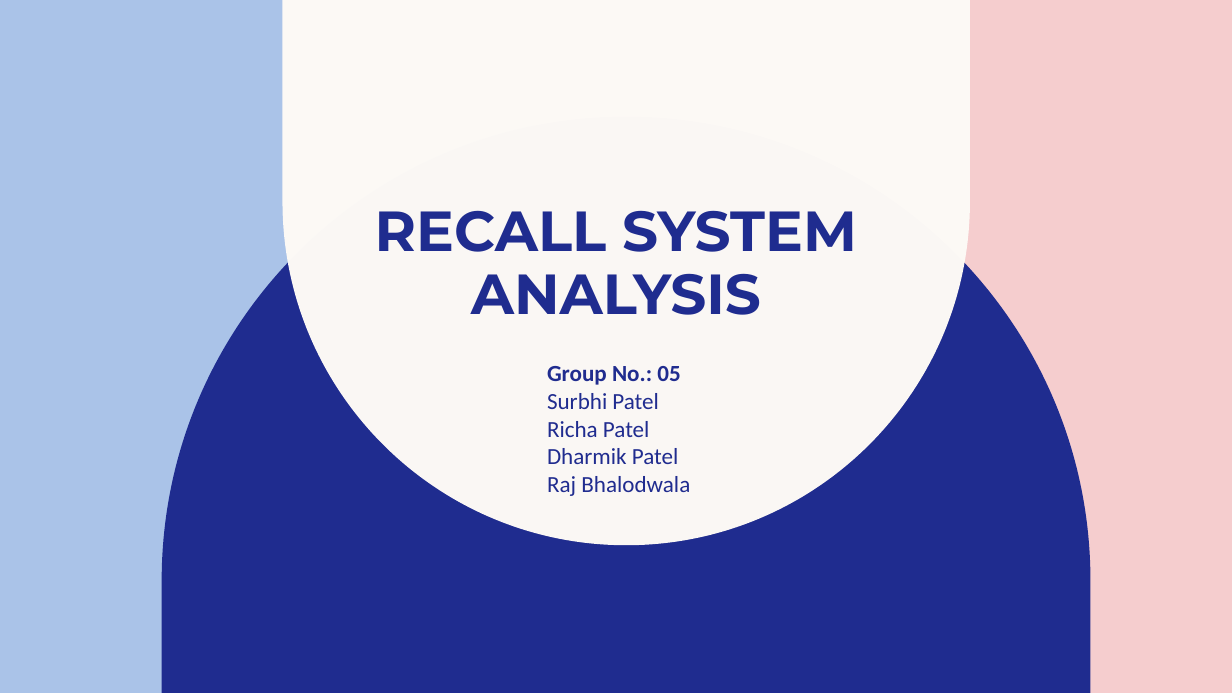
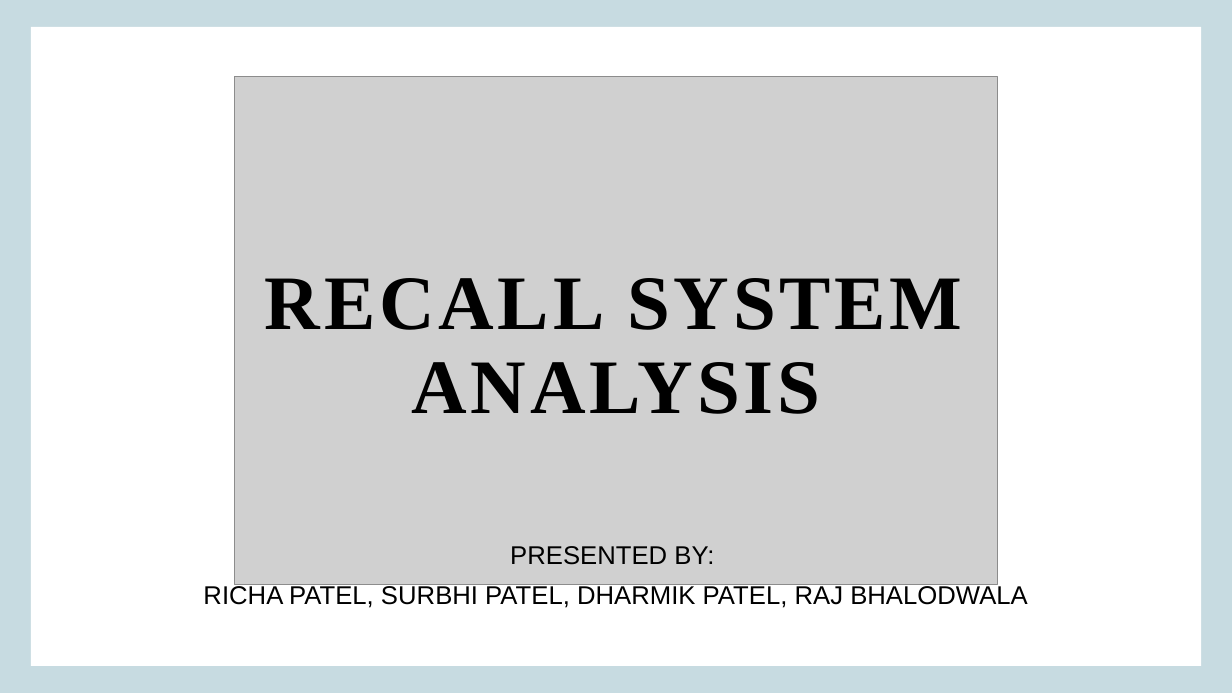
Before and after one commit to raj-bhalodwala/Capstone_project, a slide deck: slide 1 of Recall System Analysis.pptx. Drawn at 1232x693 pixels with LibreOffice and Linux fonts; fonts in the diff are those of the drawing; grey boxes stand for pictures. Boxes give left, top, right and bottom in pixels: in the first picture for what was removed or moved away, otherwise in the second. Text is boxed around its words. In the diff, an @@ line names an element or a change of style, - is before the commit and + after.

```diff
--- a/Recall System Analysis.pptx
+++ b/Recall System Analysis.pptx
@@ background #F5CDCE to #C7DBE1 @@
@@ freeform shape removed at [0,0,535,693] @@
@@ rectangle added at [30,27,1202,666], fill #FFFFFF @@
@@ freeform shape removed at [283,0,970,545] @@
@@ picture added at [235,77,997,585] @@
@@ freeform shape removed at [162,116,1091,693] @@
@@ title "RECALL SYSTEM ANALYSIS": place and size @@
-title "RECALL SYSTEM ANALYSIS" at [375,210,857,315]
+title "RECALL SYSTEM ANALYSIS" at [265,278,962,414]
@@ title "RECALL SYSTEM ANALYSIS" at [265,278,962,414]: size 44 to 60 pt, font Montserrat to Times New Roman, text colour #1F2C8F to #000000, letter spacing 0 to 3 pt; line spacing 48.8pt to 0.9; vertical alignment top to middle @@
@@ text removed at [547,366,690,496] @@
-Group No.: 05
-Surbhi Patel
-Richa Patel
-Dharmik Patel
-Raj Bhalodwala
@@ subtitle added at [203,546,1028,608], 20 pt, text #000000 @@
+PRESENTED BY:
+RICHA PATEL, SURBHI PATEL, DHARMIK PATEL, RAJ BHALODWALA
```
Also in this commit, not shown: 6 other slides changed, 16 slides added, 8 slides removed.
